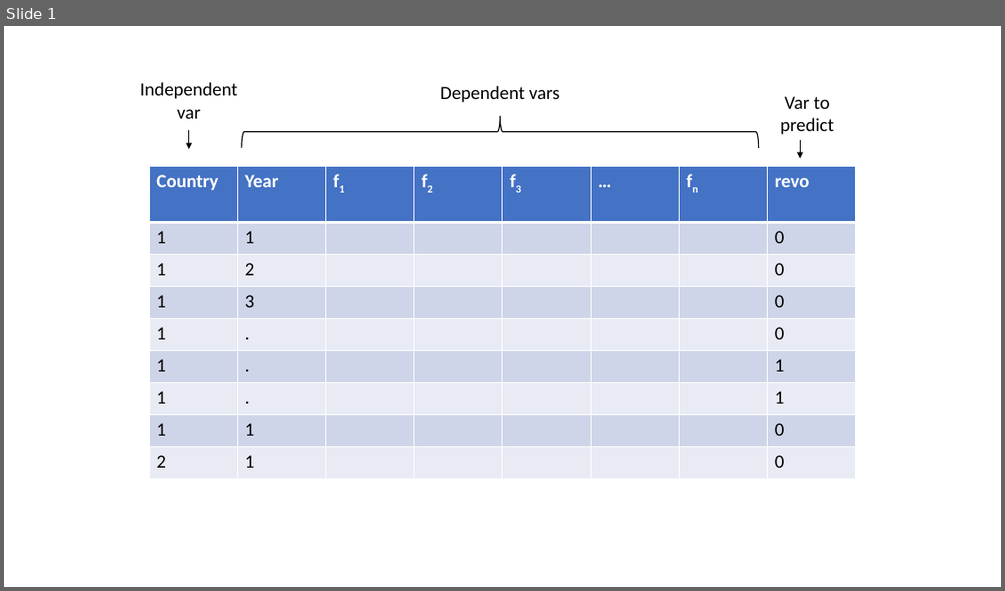
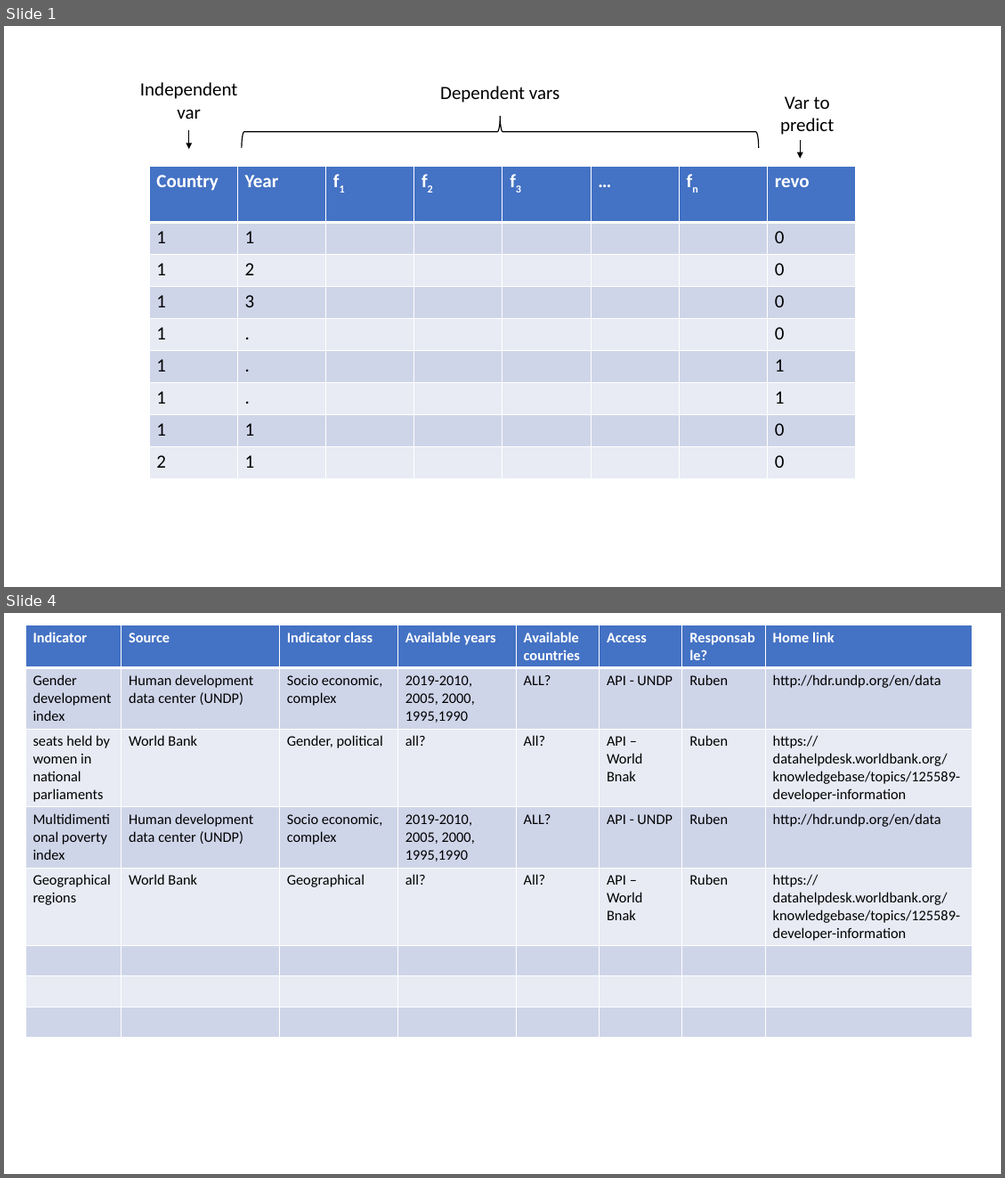
Before and after one commit to rjlopez2/ADS-_CAS_Bern_2020, a slide deck: Projects/M3/Project.pptx. Shown one above the other, each under a label of ours: slide 1 before the commit, slides 1 and 4 after it; the slides between them are not shown. The pictures are 1005x591 and 1005x1178 pixels, drawn with LibreOffice and Linux fonts; fonts in the diff are those of the drawing. Boxes give left, top, right and bottom in pixels: in the first picture for what was removed or moved away, otherwise in the second. Text is boxed around its words. In the diff, an @@ line names an element or a change of style, - is before the commit and + after.

```diff
--- a/Projects/M3/Project.pptx
+++ b/Projects/M3/Project.pptx
@@ slide 4 added at [4,613,1001,1174], background #FFFFFF @@
@@ table added at [25,625,971,1015], 8 rows, 8 columns @@
+Indicator | Source | Indicator class | Available years | Available countries | Access | Responsable? | Home link
+Gender development index | Human development data center (UNDP) | Socio economic, complex | 2019-2010, / 2005, 2000, / 1995,1990 | ALL? | API - UNDP | Ruben | http://hdr.undp.org/en/data
+seats held by women in national parliaments | World Bank | Gender, political | all? | All? | API – World Bnak | Ruben | https://datahelpdesk.worldbank.org/knowledgebase/topics/125589-developer-information
+Multidimentional poverty index | Human development data center (UNDP) | Socio economic, complex | 2019-2010, / 2005, 2000, / 1995,1990 | ALL? | API - UNDP | Ruben | http://hdr.undp.org/en/data
+Geographical regions | World Bank | Geographical | all? | All? | API – World Bnak | Ruben | https://datahelpdesk.worldbank.org/knowledgebase/topics/125589-developer-information
+ |  |  |  |  |  |  | 
+ |  |  |  |  |  |  | 
+ |  |  |  |  |  |  | 
```
Also in this commit, not shown: 2 other slides added, 10 other files.
